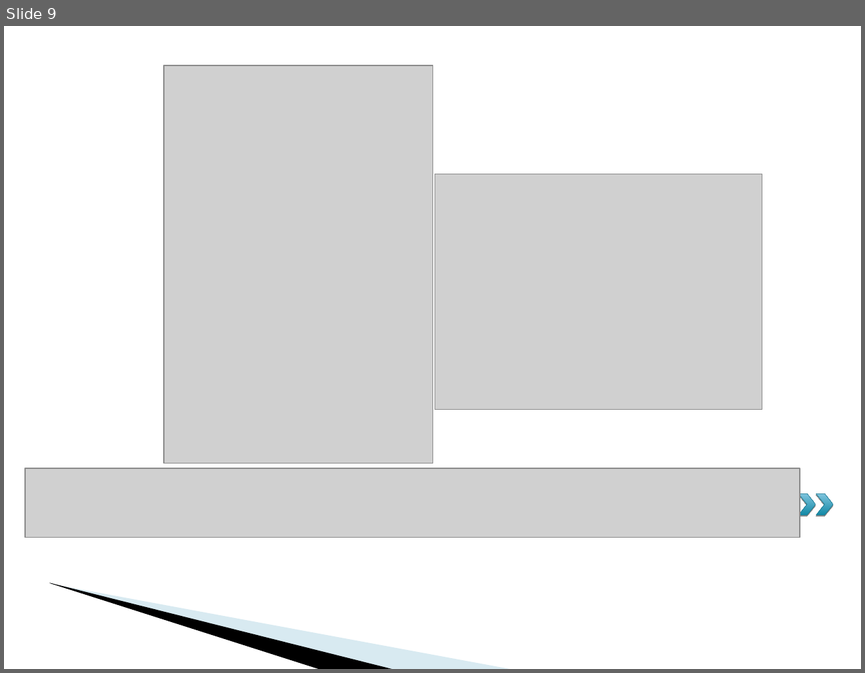
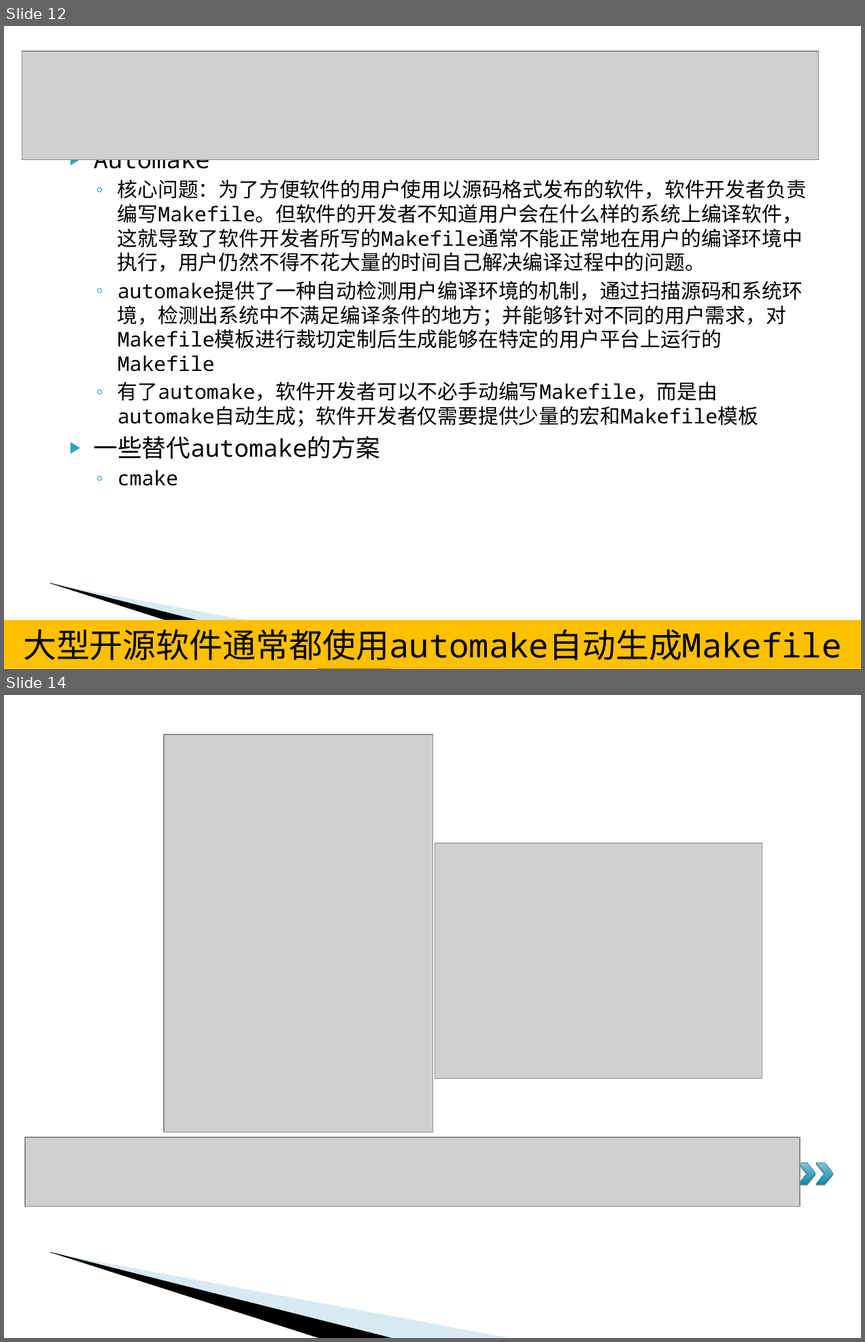
Before and after one commit to L3w1s-L1u/_outline, a slide deck: Linux_Server_2015/Linux包管理器和源码编译.ppt. Shown one above the other, each under a label of ours: slide 9 before the commit, slides 12 and 14 after it; the slides between them are not shown. The pictures are 865x673 and 865x1342 pixels, drawn with LibreOffice and Linux fonts; fonts in the diff are those of the drawing; grey boxes stand for pictures; background and template pictures are left out. Boxes give left, top, right and bottom in pixels: in the first picture for what was removed or moved away, otherwise in the second. Text is boxed around its words. In the diff, an @@ line names an element or a change of style, - is before the commit and + after.

```diff
--- a/Linux_Server_2015/Linux包管理器和源码编译.ppt
+++ b/Linux_Server_2015/Linux包管理器和源码编译.ppt
@@ slide 12 added at (4,26,861,669), background #FFFFFF; not listed: 2 template elements that a slide beside it also shows @@
@@ picture added at (22,51,818,160) @@
@@ text added at (94,159,806,486), 17 pt, text #000000 @@
+▶ Automake
+  ◦ 核心问题：为了方便软件的用户使用以源码格式发布的软件，软件开发者负责编写Makefile。但软件的开发者不知道用户会在什么样的系统上编译软件，这就导致了软件开发者所写的Makefile通常不能正常地在用户的编译环境中执行，用户仍然不得不花大量的时间自己解决编译过程中的问题。
+  ◦ automake提供了一种自动检测用户编译环境的机制，通过扫描源码和系统环境，检测出系统中不满足编译条件的地方；并能够针对不同的用户需求，对Makefile模板进行裁切定制后生成能够在特定的用户平台上运行的Makefile
+  ◦ 有了automake，软件开发者可以不必手动编写Makefile，而是由automake自动生成；软件开发者仅需要提供少量的宏和Makefile模板
+▶ 一些替代automake的方案
+  ◦ cmake
@@ rectangle added at (4,620,861,669), fill #FFC000, 28 pt, text #000000 @@
+大型开源软件通常都使用automake自动生成Makefile
@@ what was slide 9 is now slide 14 @@
```
Also in this commit, not shown: 1 slide changed, 4 other slides added.
